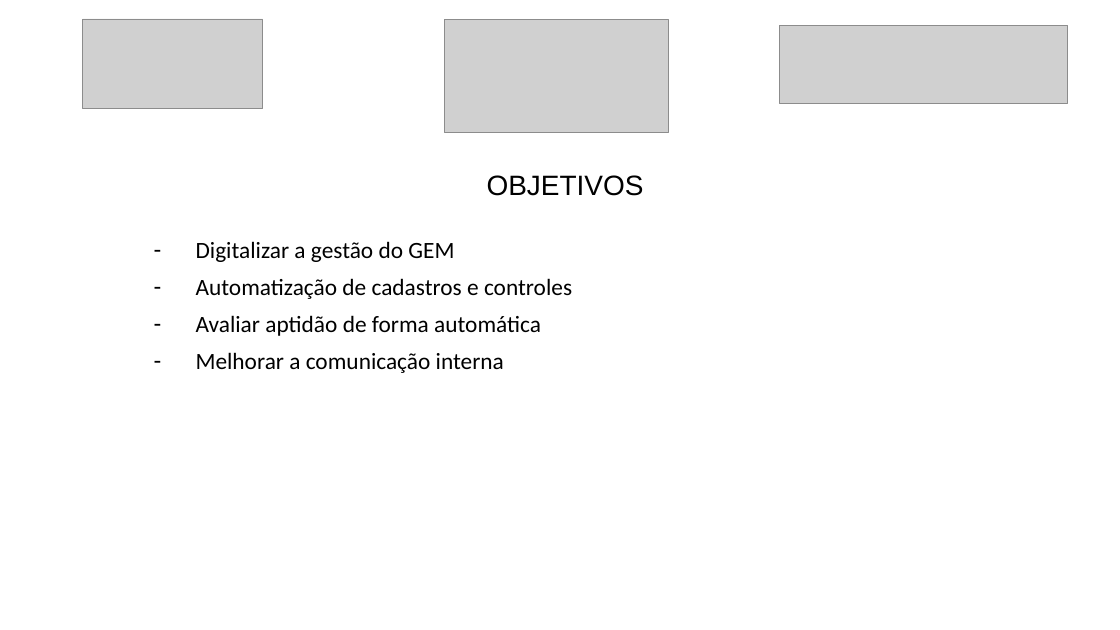
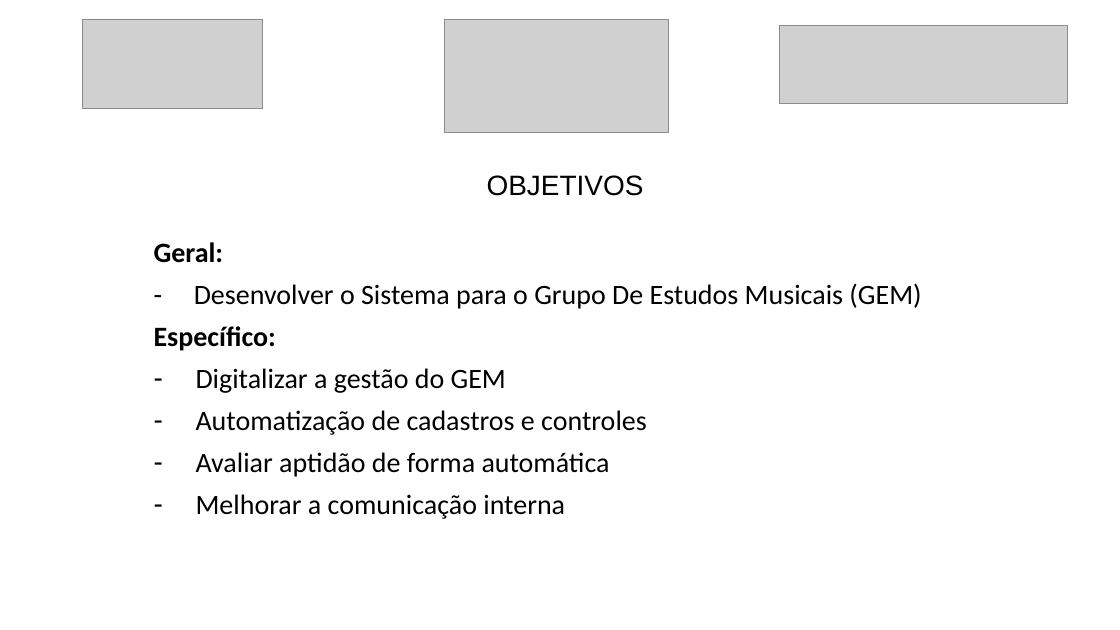
Before and after one commit to luanmenezesx/TCC-CCB, a slide deck: slide 4 of Modelo slides apresentação TCC.pptx. Drawn at 1120x630 pixels with LibreOffice and Linux fonts; fonts in the diff are those of the drawing; grey boxes stand for pictures. Boxes give left, top, right and bottom in pixels: in the first picture for what was removed or moved away, otherwise in the second. Text is boxed around its words. In the diff, an @@ line names an element or a change of style, - is before the commit and + after.

```diff
--- a/Modelo slides apresentação TCC.pptx
+++ b/Modelo slides apresentação TCC.pptx
@@ subtitle at (x1=154, y1=242, x2=921, y2=351): paragraphs added @@
+Geral:
+- Desenvolver o Sistema para o Grupo De Estudos Musicais (GEM)
+Específico:
@@ subtitle at (x1=196, y1=368, x2=647, y2=519): size 20 to 24 pt in "Digitalizar a gestão do GEM", "Automatização de cadastros e controles", "Avaliar aptidão de forma automática", "Melhorar a comunicação interna" @@
```
Also in this commit, not shown: 7 other slides changed, 2 slides added, 3 other files.
